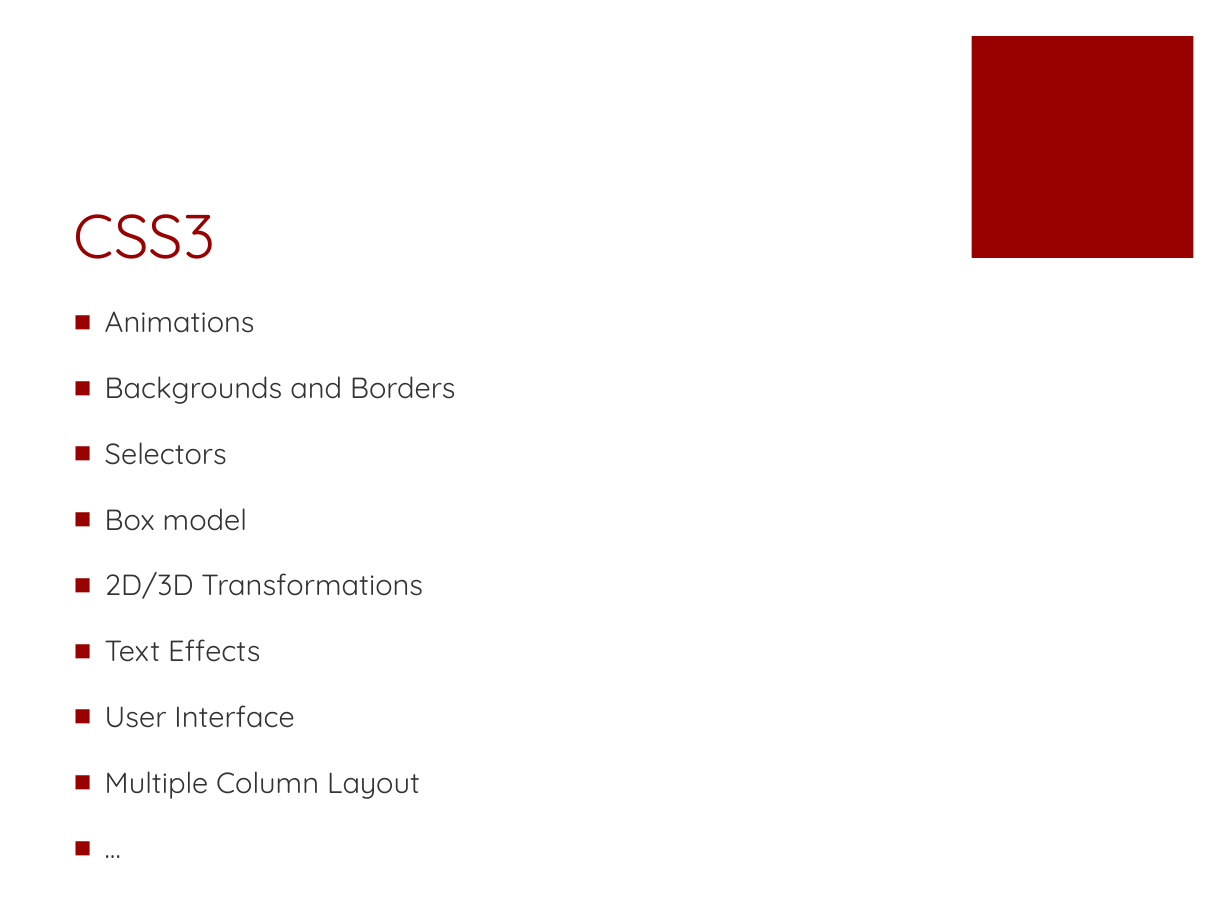
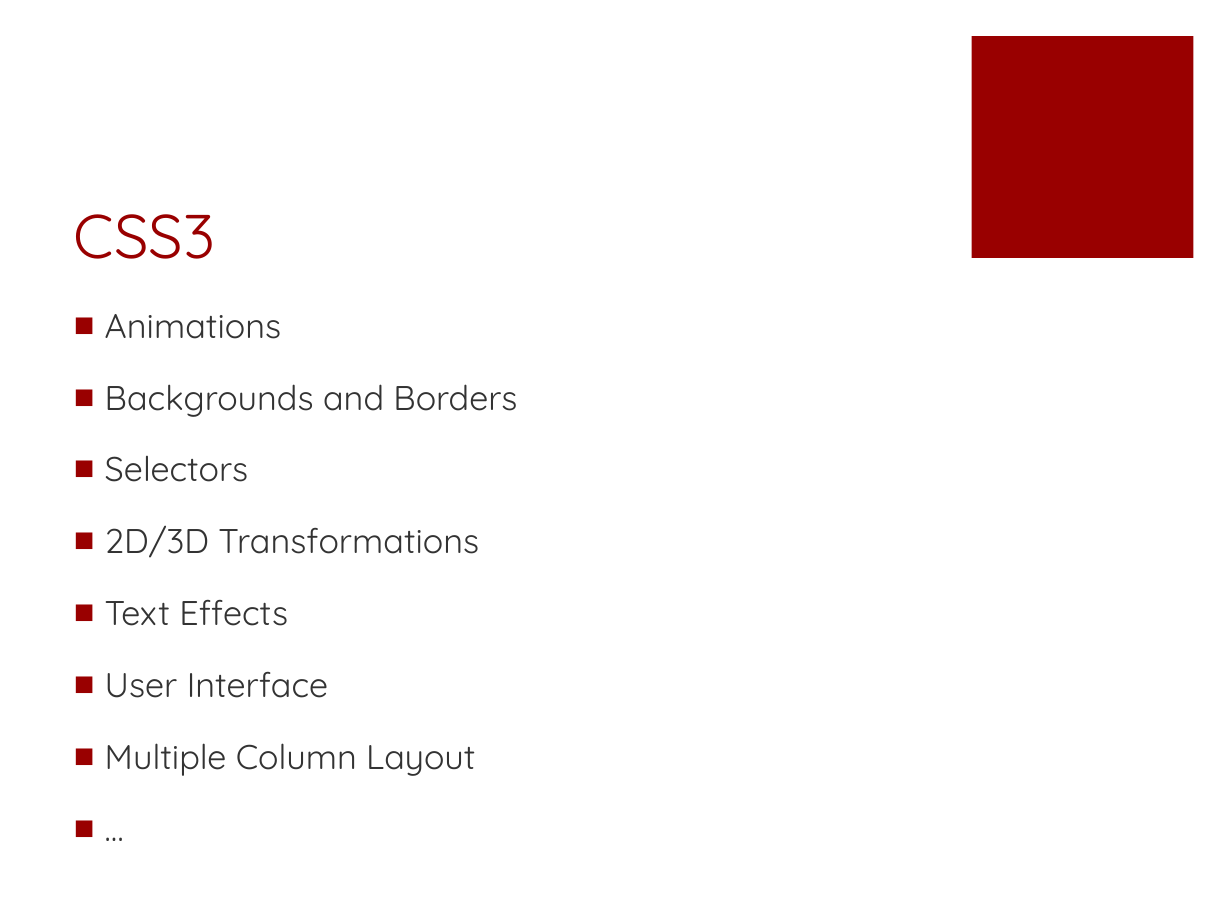
Before and after one commit to fuying/frondendtraining, a slide deck: slide 20 of CSS/CSS.pptx (slide 16 before the commit). Drawn at 1232x924 pixels with LibreOffice and Linux fonts; fonts in the diff are those of the drawing. Boxes give left, top, right and bottom in pixels: in the first picture for what was removed or moved away, otherwise in the second. Text is boxed around its words. In the diff, an @@ line names an element or a change of style, - is before the commit and + after.

```diff
--- a/CSS/CSS.pptx
+++ b/CSS/CSS.pptx
@@ text "Animations" at (105,314,517,776): size 17 to 20 pt @@
@@ text at (105,508,247,531): paragraph removed @@
-■ Box model
```
Also in this commit, not shown: 7 other slides changed, 4 slides added.
